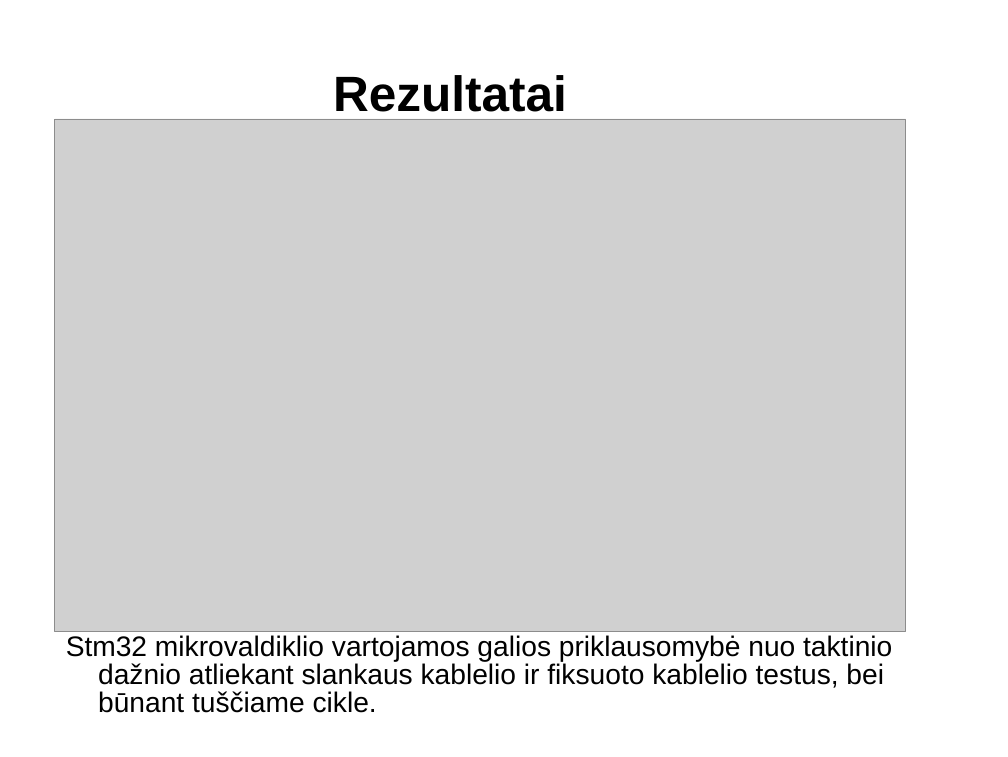
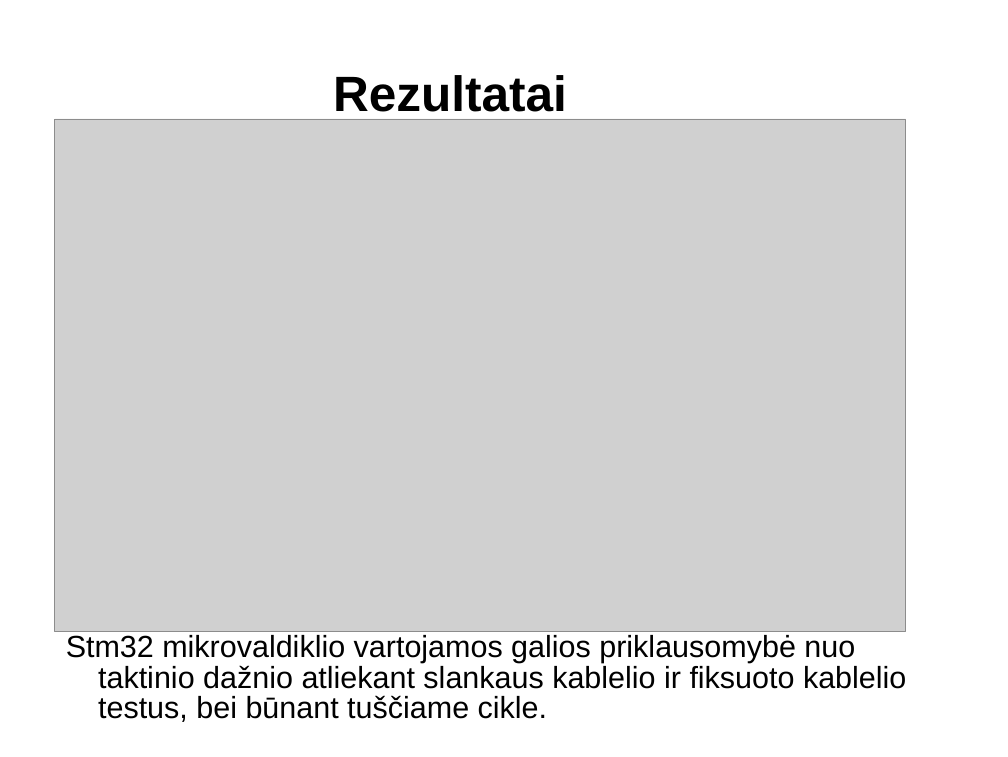
Before and after one commit to kurmis/bakis, a slide deck: slide 11 of pristatymas bak/Mindaugas Kurmauskas.ppt. Drawn at 1008x757 pixels with LibreOffice and Linux fonts; fonts in the diff are those of the drawing; grey boxes stand for pictures. Boxes give left, top, right and bottom in pixels: in the first picture for what was removed or moved away, otherwise in the second. Text is boxed around its words. In the diff, an @@ line names an element or a change of style, - is before the commit and + after.

```diff
--- a/pristatymas bak/Mindaugas Kurmauskas.ppt
+++ b/pristatymas bak/Mindaugas Kurmauskas.ppt
@@ text "Stm32 mikrovaldiklio vartojamos galios priklausomybė ..." at box(66, 635, 906, 722): size 22.2 to 24 pt @@
```
Also in this commit, not shown: 9 other slides changed, 2 other files.
